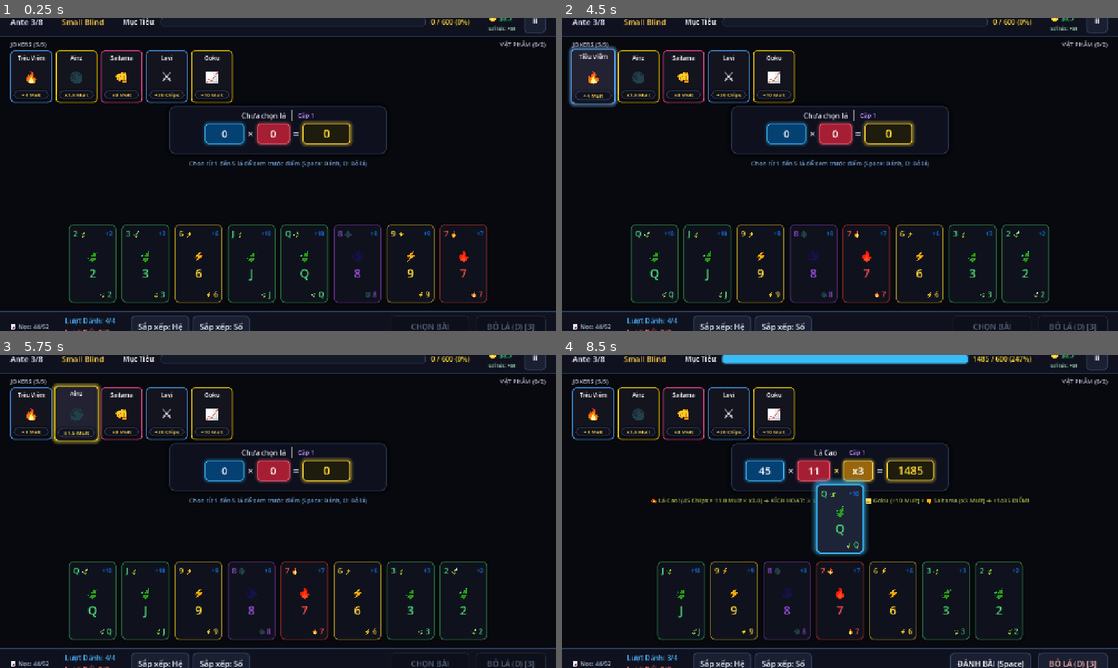
Above: before the commit, frames 1-4 (two rows, left to right).
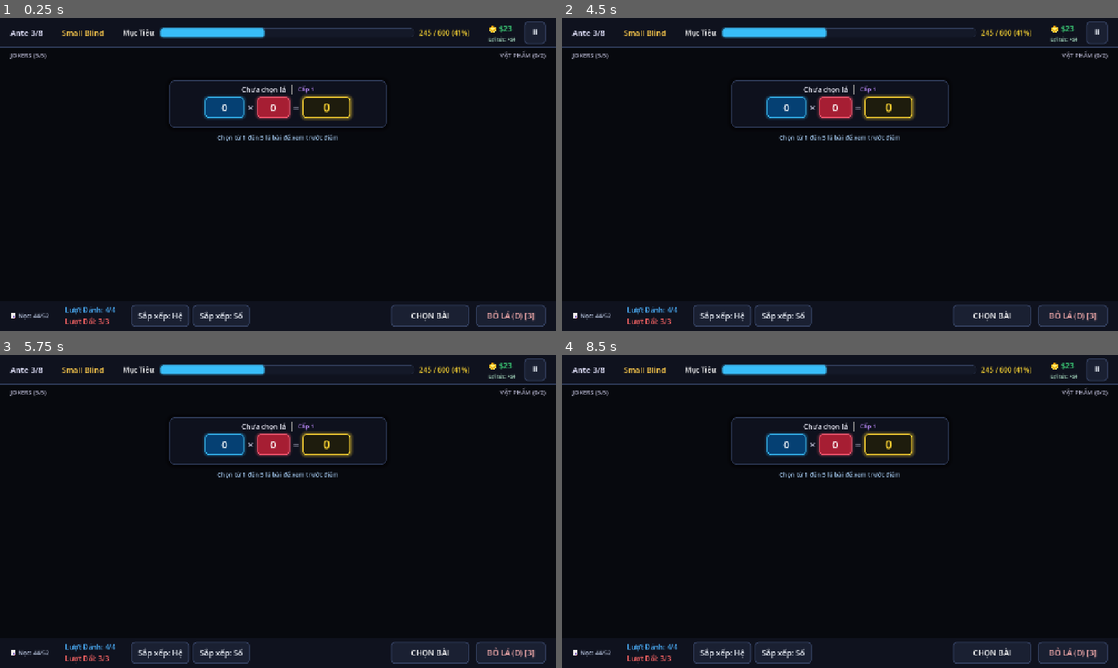
Above: after the commit, the same moments.

Repository: manhnt04/Blablome
Game: Godot game, scene res://scenes/screens/gameplay_board.tscn
Two runs of this game, one before a commit and one after it. Both use one fixed random seed, a clock stepped at 60 frames per second and the inputs below. This scene is started directly instead of the project's main scene.
Inputs (mouse positions are in pixels of both pictures, inside the frame that each line leads up to):
- Up to frame 1 (0.25 s): no input
- Up to frame 2 (4.5 s): click "Sắp xếp: Hệ" at 0.5 s; click "Sắp xếp: Số" at 1.25 s; click "⏸" at 2 s; click (990, 315) at 2.75 s, where only the run after the commit has a clickable "CHỌN BÀI"; click (1073, 315) at 3.5 s, where only the run after the commit has a clickable "BỎ LÁ (D) [3]"; tap Enter (ui_accept) at 4.25 s; move the mouse to (595, 77) at 4.27 s; hold D from 4.28 s (still down); tap Space at 4.35 s; click (595, 77) at 4.42 s
- Up to frame 3 (5.75 s): tap Enter (ui_accept) at 4.52, 5, 5.27 s; move the mouse to (77, 414) at 5.02 s; release D at 5.03 s; tap Space at 5.1 s; click (77, 414) at 5.17 s
- Up to frame 4 (8.5 s): tap Enter (ui_accept) at 5.75, 6.5, 6.77, 7.25, 7.52, 8, 8.27 s; move the mouse to (684, 414) at 5.77 s; hold D 5.78-7.28 s; tap Space every 0.75 s from 5.85 to 8.1 s; click (684, 414) at 5.92 s; move the mouse to (728, 414) at 6.52 s; click (728, 414) at 6.67 s; move the mouse to (773, 414) at 7.27 s; click (773, 414) at 7.42 s; move the mouse to (656, 599) at 8.02 s; click (656, 599) at 8.17 s

The runs differ from the first frame. In frame 1, 13% of the frame differs, in the area x 0-100%, y 0-100%; in frame 2, 14%; in frame 3, 14%; in frame 4, 17%.
Error after the commit: Parse Error: Cannot infer the type of "tw_card" variable because the value doesn't have a set type. (res://scripts/ui/gameplay_board.gd:301)

Commit message:
feat(feel): implement Balatro game feel with 2.5D cursor tilt, idle breathing wobble, select/hover punch springs, dynamic shadow separation, hand fanning, and board trauma shake

Diff:
--- a/scenes/components/joker_card.tscn
+++ b/scenes/components/joker_card.tscn
@@ -20,6 +20,7 @@
 anchors_preset = 0
 offset_right = 96.0
 offset_bottom = 120.0
+pivot_offset = Vector2(48, 60)
 mouse_filter = 0
 script = ExtResource("1_joker")
 
--- a/scenes/components/playing_card.tscn
+++ b/scenes/components/playing_card.tscn
@@ -20,6 +20,7 @@
 anchors_preset = 0
 offset_right = 110.0
 offset_bottom = 160.0
+pivot_offset = Vector2(55, 80)
 mouse_filter = 0
 script = ExtResource("1_card")
 
@@ -31,6 +32,7 @@
 anchor_bottom = 1.0
 grow_horizontal = 2
 grow_vertical = 2
+pivot_offset = Vector2(55, 80)
 mouse_filter = 2
 theme_override_styles/panel = SubResource("StyleBoxFlat_card")
 
--- /dev/null
+++ b/scripts/core/test_balatro_feel.gd
@@ -0,0 +1,64 @@
+extends SceneTree
+
+func _init() -> void:
+	print("--- TESTING BALATRO GAME FEEL & ANIMATIONS ---")
+
+	# 1. Test PlayingCard feel
+	var card_scene = load("res://scenes/components/playing_card.tscn")
+	assert(card_scene != null, "playing_card.tscn must load")
+	var card = card_scene.instantiate()
+	assert(card != null, "card must instantiate")
+	root.add_child(card)
+
+	# Verify fan curve
+	card.set_card_index(0, 8)
+	assert(card.fan_angle < 0.0, "Leftmost card must have negative fan angle")
+	assert(card.fan_offset_y > 0.0, "Outer card must have downward fan offset")
+	print("[PASS] Hand fanning curve verified: angle = %.2f, offset_y = %.2f" % [card.fan_angle, card.fan_offset_y])
+
+	# Verify process loop (cursor tilt & idle wobble)
+	card._process(0.016)
+	print("[PASS] PlayingCard _process executed cleanly.")
+
+	# Verify select punch
+	card.set_selected(true)
+	assert(card.is_selected == true, "Card should be selected")
+	assert(card.punch_rot != 0.0, "Punch rotation should trigger")
+	print("[PASS] Select punch recoil verified: punch_rot = %.2f" % card.punch_rot)
+
+	# Verify hover enter/exit
+	card._on_mouse_entered()
+	assert(card.is_hovered == true, "Card should be hovered")
+	card._on_mouse_exited()
+	assert(card.is_hovered == false, "Card should un-hover")
+	print("[PASS] Hover states verified.")
+
+	card.queue_free()
+
+	# 2. Test JokerCard feel
+	var joker_scene = load("res://scenes/components/joker_card.tscn")
+	assert(joker_scene != null, "joker_card.tscn must load")
+	var joker = joker_scene.instantiate()
+	root.add_child(joker)
+
+	joker._process(0.016)
+	joker.pulse_trigger()
+	print("[PASS] JokerCard breathing wobble and pulse trigger verified.")
+	joker.queue_free()
+
+	# 3. Test GameplayBoard shake and fanning
+	var board_scene = load("res://scenes/screens/gameplay_board.tscn")
+	var board = board_scene.instantiate()
+	root.add_child(board)
+
+	board.trigger_screen_shake(0.6)
+	assert(board.shake_trauma > 0.0, "Shake trauma should be > 0")
+	board._process(0.016)
+	print("[PASS] Board trauma shake verified: trauma = %.2f" % board.shake_trauma)
+
+	board._apply_hand_fanning()
+	print("[PASS] Board hand fanning applied across %d cards." % board.hand_cards.size())
+	board.queue_free()
+
+	print("ALL BALATRO GAME FEEL TESTS PASSED 100%!")
+	quit(0)
--- a/scripts/ui/gameplay_board.gd
+++ b/scripts/ui/gameplay_board.gd
@@ -61,6 +61,7 @@
 const JOKER_SCENE = preload("res://scenes/components/joker_card.tscn")
 
 var mock_jokers: Array[Dictionary] = []
+var shake_trauma: float = 0.0
 
 func _ready() -> void:
 	play_button.pressed.connect(_on_play_hand_pressed)
@@ -75,6 +76,18 @@
 	_init_mock_jokers()
 	_update_hud()
 	_deal_initial_hand()
+
+func _process(delta: float) -> void:
+	# Balatro Trauma-based Screen/Board Shake
+	if shake_trauma > 0.0:
+		shake_trauma = max(0.0, shake_trauma - delta * 2.8)
+		var shake_power: float = shake_trauma * shake_trauma * 16.0
+		$MainLayout.position = Vector2(randf_range(-shake_power, shake_power), randf_range(-shake_power, shake_power))
+	elif $MainLayout.position != Vector2.ZERO:
+		$MainLayout.position = Vector2.ZERO
+
+func trigger_screen_shake(amount: float = 0.5) -> void:
+	shake_trauma = clampf(shake_trauma + amount, 0.0, 1.0)
 
 func _input(event: InputEvent) -> void:
 	if event.is_action_pressed("ui_accept") or (event is InputEventKey and event.keycode == KEY_SPACE and event.pressed):
@@ -132,8 +145,15 @@
 		card_instance.selection_changed.connect(_on_card_selection_changed)
 		hand_cards.append(card_instance)
 
+	_apply_hand_fanning()
 	_update_hud()
 	_evaluate_selected_cards()
+
+func _apply_hand_fanning() -> void:
+	for i in range(hand_cards.size()):
+		var c = hand_cards[i]
+		if is_instance_valid(c) and c.has_method("set_card_index"):
+			c.set_card_index(i, hand_cards.size())
 
 func _on_card_selection_changed(card, is_selected: bool) -> void:
 	if is_selected:
@@ -250,6 +270,15 @@
 	scoring_hud.update_display(eval["name"], 1, final_chips, final_mult, final_xmult, false)
 	scoring_hud.pop_score_animation()
 
+	# Balatro Impact Screen Shake
+	var shake_force: float = 0.35 if scored_points < 800 else 0.75
+	trigger_screen_shake(shake_force)
+
+	# Staggered Joker Pulses
+	for j_node in joker_container.get_children():
+		if is_instance_valid(j_node) and j_node.has_method("pulse_trigger"):
+			j_node.pulse_trigger()
+
 	# Broadcast combo trace
 	var j_names: String = " + ".join(j_bonus["triggers"]) if not j_bonus["triggers"].is_empty() else "Cơ bản"
 	scoring_trace_label.text = "💥 %s! (%d Chips × %.1f Mult%s) ➔ KÍCH HOẠT: %s ➔ +%d ĐIỂM!" % [
@@ -259,7 +288,7 @@
 
 	_update_hud()
 
-	# Animate played cards to played area then discard
+	# Animate played cards to played area with rotation punch then discard
 	var cards_to_remove := selected_cards.duplicate()
 	selected_cards.clear()
 
@@ -267,9 +296,13 @@
 		hand_cards.erase(c)
 		c.reparent(played_container)
 		c.is_selected = false
+		c.scale = Vector2(1.15, 1.15)
+		c.rotation_degrees = randf_range(-7.0, 7.0)
+		var tw_card := c.create_tween().set_parallel(true)
+		tw_card.tween_property(c, "scale", Vector2.ONE, 0.25).set_trans(Tween.TRANS_BACK).set_ease(Tween.EASE_OUT)
 
 	var tw := create_tween()
-	tw.tween_interval(0.4)
+	tw.tween_interval(0.45)
 	tw.tween_callback(func():
 		for c in cards_to_remove:
 			c.queue_free()
@@ -282,6 +315,7 @@
 		return
 
 	discards_left -= 1
+	trigger_screen_shake(0.25)
 	var count_to_replace: int = selected_cards.size()
 	var cards_to_remove := selected_cards.duplicate()
 	selected_cards.clear()
@@ -301,6 +335,7 @@
 	)
 	for i in range(hand_cards.size()):
 		hand_container.move_child(hand_cards[i], i)
+	_apply_hand_fanning()
 
 func _on_sort_rank_pressed() -> void:
 	hand_cards.sort_custom(func(a, b):
@@ -310,6 +345,7 @@
 	)
 	for i in range(hand_cards.size()):
 		hand_container.move_child(hand_cards[i], i)
+	_apply_hand_fanning()
 
 func _update_hud() -> void:
 	top_ante_label.text = "Ante %d/%d" % [ante_current, ante_max]
--- a/scripts/ui/joker_card.gd
+++ b/scripts/ui/joker_card.gd
@@ -75,29 +75,47 @@
 	style.border_width_bottom = 2
 
 	if is_hovered:
-		style.bg_color = Color("#222232")
-		style.shadow_color = r_color.lerp(Color.WHITE, 0.3)
-		style.shadow_color.a = 0.5
-		style.shadow_size = 8
+		style.bg_color = Color(0.12, 0.14, 0.22, 1.0)
+		style.shadow_color = r_color.lerp(Color.WHITE, 0.4)
+		style.shadow_color.a = 0.6
+		style.shadow_size = 12
+		style.shadow_offset = Vector2(0, 6)
 	else:
-		style.bg_color = Color("#14141e")
-		style.shadow_color = Color(0, 0, 0, 0.4)
+		style.bg_color = Color(0.06, 0.07, 0.11, 1.0)
+		style.shadow_color = Color(0, 0, 0, 0.45)
 		style.shadow_size = 4
+		style.shadow_offset = Vector2(0, 2)
 
 	panel.add_theme_stylebox_override("panel", style)
 
+func _process(delta: float) -> void:
+	if not is_inside_tree() or panel == null:
+		return
+	var t: float = Time.get_ticks_msec() * 0.001
+	var idx: float = float(get_index())
+	var sway_rot: float = sin(t * 1.8 + idx * 0.9) * (0.6 if is_hovered else 1.2)
+	var sway_y: float = cos(t * 1.6 + idx * 0.8) * (0.8 if is_hovered else 2.0)
+	panel.rotation_degrees = sway_rot
+	panel.position.y = (-6.0 if is_hovered else 0.0) + sway_y
+
 func _on_gui_input(event: InputEvent) -> void:
 	if event is InputEventMouseButton and event.button_index == MOUSE_BUTTON_LEFT and event.pressed:
+		pulse_trigger()
 		joker_clicked.emit(self)
 
 func _on_mouse_entered() -> void:
 	is_hovered = true
-	var tw := create_tween().set_trans(Tween.TRANS_QUAD).set_ease(Tween.EASE_OUT)
-	tw.tween_property(panel, "scale", Vector2(1.06, 1.06), 0.1)
+	var tw := create_tween().set_trans(Tween.TRANS_BACK).set_ease(Tween.EASE_OUT)
+	tw.tween_property(panel, "scale", Vector2(1.12, 1.12), 0.14)
 	_apply_style()
 
 func _on_mouse_exited() -> void:
 	is_hovered = false
 	var tw := create_tween().set_trans(Tween.TRANS_QUAD).set_ease(Tween.EASE_OUT)
-	tw.tween_property(panel, "scale", Vector2.ONE, 0.1)
+	tw.tween_property(panel, "scale", Vector2.ONE, 0.14)
 	_apply_style()
+
+func pulse_trigger() -> void:
+	var tw := create_tween().set_trans(Tween.TRANS_BACK).set_ease(Tween.EASE_OUT)
+	tw.tween_property(panel, "scale", Vector2(1.25, 1.25), 0.12)
+	tw.tween_property(panel, "scale", Vector2.ONE, 0.18)
--- a/scripts/ui/playing_card.gd
+++ b/scripts/ui/playing_card.gd
@@ -33,7 +33,14 @@
 
 var is_selected: bool = false
 var is_hovered: bool = false
-var base_y: float = 0.0
+var card_index: int = 0
+var fan_angle: float = 0.0
+var fan_offset_y: float = 0.0
+
+var current_tilt: float = 0.0
+var punch_rot: float = 0.0
+var punch_scale: float = 1.0
+var elevation_y: float = 0.0
 
 @onready var panel: PanelContainer = $CardPanel
 @onready var rank_label_tl: Label = %RankTopLeft
@@ -46,7 +53,9 @@
 
 func _ready() -> void:
 	custom_minimum_size = Vector2(110, 160)
-	base_y = position.y
+	pivot_offset = Vector2(55, 80)
+	if panel != null:
+		panel.pivot_offset = Vector2(55, 80)
 	_update_visuals()
 
 	gui_input.connect(_on_gui_input)
@@ -59,6 +68,41 @@
 	enhancement = p_enhancement
 	is_debuffed = p_debuffed
 	_update_visuals()
+
+func set_card_index(idx: int, total: int = 8) -> void:
+	card_index = idx
+	# Calculate natural fan curve across hand
+	if total > 1:
+		var norm: float = float(idx - (total - 1) / 2.0) / float((total - 1) / 2.0)
+		fan_angle = norm * 4.5 # -4.5 to +4.5 degrees
+		fan_offset_y = abs(norm) * 8.0 # slight downward arch for outer cards
+	else:
+		fan_angle = 0.0
+		fan_offset_y = 0.0
+
+func _process(delta: float) -> void:
+	if not is_inside_tree() or panel == null:
+		return
+
+	# 1. Cursor Follow 2.5D Tilt
+	if is_hovered:
+		var local_m: Vector2 = get_local_mouse_position()
+		var norm_x: float = clampf((local_m.x - 55.0) / 55.0, -1.0, 1.0)
+		var target_tilt: float = -norm_x * 12.0
+		current_tilt = lerp(current_tilt, target_tilt, 16.0 * delta)
+	else:
+		current_tilt = lerp(current_tilt, 0.0, 12.0 * delta)
+
+	# 2. Idle Floating Wobble (Mix and Jam harmonic oscillation)
+	var t: float = Time.get_ticks_msec() * 0.001
+	var idle_mult: float = 0.4 if is_hovered else 1.0
+	var idle_rot: float = sin(t * 2.2 + float(card_index) * 0.8) * 1.5 * idle_mult
+	var idle_y: float = cos(t * 2.0 + float(card_index) * 0.7) * 2.2 * idle_mult
+
+	# 3. Apply composite transformations
+	panel.rotation_degrees = fan_angle + current_tilt + idle_rot + punch_rot
+	panel.position.y = elevation_y + fan_offset_y + idle_y
+	panel.scale = Vector2.ONE * punch_scale
 
 func _update_visuals() -> void:
 	if not is_inside_tree() or rank_label_tl == null:
@@ -136,6 +180,8 @@
 		style.border_width_right = 2
 		style.border_width_bottom = 2
 		style.border_color = Color(0.4, 0.2, 0.25, 0.8)
+		style.shadow_size = 4
+		style.shadow_offset = Vector2(0, 2)
 	elif is_selected:
 		style.bg_color = Color(0.12, 0.14, 0.22, 1.0)
 		style.border_width_left = 3
@@ -143,9 +189,10 @@
 		style.border_width_right = 3
 		style.border_width_bottom = 3
 		style.border_color = Color("#38bdf8") # Moonlit Neon Cyan glow
-		style.shadow_color = Color(0.22, 0.74, 0.97, 0.5)
-		style.shadow_size = 12
-		style.shadow_offset = Vector2(0, -4)
+		# Dynamic Shadow Separation: shadow separates downwards as card lifts
+		style.shadow_color = Color(0.18, 0.70, 0.95, 0.55)
+		style.shadow_size = 18
+		style.shadow_offset = Vector2(0, 18)
 	elif is_hovered:
 		style.bg_color = Color(0.10, 0.12, 0.18, 1.0)
 		style.border_width_left = 2
@@ -153,8 +200,9 @@
 		style.border_width_right = 2
 		style.border_width_bottom = 2
 		style.border_color = s_color.lerp(Color(0.38, 0.74, 0.97), 0.5)
-		style.shadow_color = Color(0, 0, 0, 0.6)
-		style.shadow_size = 8
+		style.shadow_color = Color(0, 0, 0, 0.65)
+		style.shadow_size = 12
+		style.shadow_offset = Vector2(0, 10)
 	else:
 		style.bg_color = Color(0.06, 0.07, 0.11, 1.0)
 		style.border_width_left = 2
@@ -162,8 +210,9 @@
 		style.border_width_right = 2
 		style.border_width_bottom = 2
 		style.border_color = s_color.darkened(0.45)
-		style.shadow_color = Color(0, 0, 0, 0.4)
+		style.shadow_color = Color(0, 0, 0, 0.35)
 		style.shadow_size = 4
+		style.shadow_offset = Vector2(0, 3)
 
 	panel.add_theme_stylebox_override("panel", style)
 
@@ -179,26 +228,49 @@
 	if is_selected == val:
 		return
 	is_selected = val
-	_animate_position()
+
+	# Select Punch Animation (Balatro feel)
+	punch_rot = 6.0 * (1.0 if randf() > 0.5 else -1.0)
+	var tw_punch := create_tween().set_parallel(true)
+	tw_punch.tween_property(self, "punch_rot", 0.0, 0.2).set_trans(Tween.TRANS_SPRING).set_ease(Tween.EASE_OUT)
+
+	var target_scale: float = 1.06 if is_selected else (1.08 if is_hovered else 1.0)
+	punch_scale = 1.18 if is_selected else 0.94
+	var tw_scale := create_tween()
+	tw_scale.tween_property(self, "punch_scale", target_scale, 0.18).set_trans(Tween.TRANS_BACK).set_ease(Tween.EASE_OUT)
+
+	var tw_elev := create_tween()
+	var target_elev: float = -36.0 if is_selected else ( -14.0 if is_hovered else 0.0 )
+	tw_elev.tween_property(self, "elevation_y", target_elev, 0.14).set_trans(Tween.TRANS_QUAD).set_ease(Tween.EASE_OUT)
+
 	_apply_style()
 	selection_changed.emit(self, is_selected)
 
 func _on_mouse_entered() -> void:
 	is_hovered = true
-	_animate_position()
+
+	# Hover Punch spring wobble
+	punch_rot = 3.0 * (1.0 if randf() > 0.5 else -1.0)
+	var tw_rot := create_tween()
+	tw_rot.tween_property(self, "punch_rot", 0.0, 0.18).set_trans(Tween.TRANS_SPRING).set_ease(Tween.EASE_OUT)
+
+	if not is_selected:
+		var tw_scale := create_tween()
+		tw_scale.tween_property(self, "punch_scale", 1.08, 0.12).set_trans(Tween.TRANS_BACK).set_ease(Tween.EASE_OUT)
+
+		var tw_elev := create_tween()
+		tw_elev.tween_property(self, "elevation_y", -14.0, 0.12).set_trans(Tween.TRANS_QUAD).set_ease(Tween.EASE_OUT)
+
 	_apply_style()
 
 func _on_mouse_exited() -> void:
 	is_hovered = false
-	_animate_position()
-	_apply_style()
-
-func _animate_position() -> void:
-	var target_offset_y: float = 0.0
-	if is_selected:
-		target_offset_y = -30.0
-	elif is_hovered:
-		target_offset_y = -12.0
-
-	var tw := create_tween().set_trans(Tween.TRANS_QUAD).set_ease(Tween.EASE_OUT)
-	tw.tween_property(panel, "position:y", target_offset_y, 0.12)
+
+	if not is_selected:
+		var tw_scale := create_tween()
+		tw_scale.tween_property(self, "punch_scale", 1.0, 0.12).set_trans(Tween.TRANS_QUAD).set_ease(Tween.EASE_OUT)
+
+		var tw_elev := create_tween()
+		tw_elev.tween_property(self, "elevation_y", 0.0, 0.12).set_trans(Tween.TRANS_QUAD).set_ease(Tween.EASE_OUT)
+
+	_apply_style()
Not shown, added: scripts/core/test_balatro_feel.gd.uid
Not shown, added: scripts/core/test_gameplay_preview.gd.uid
